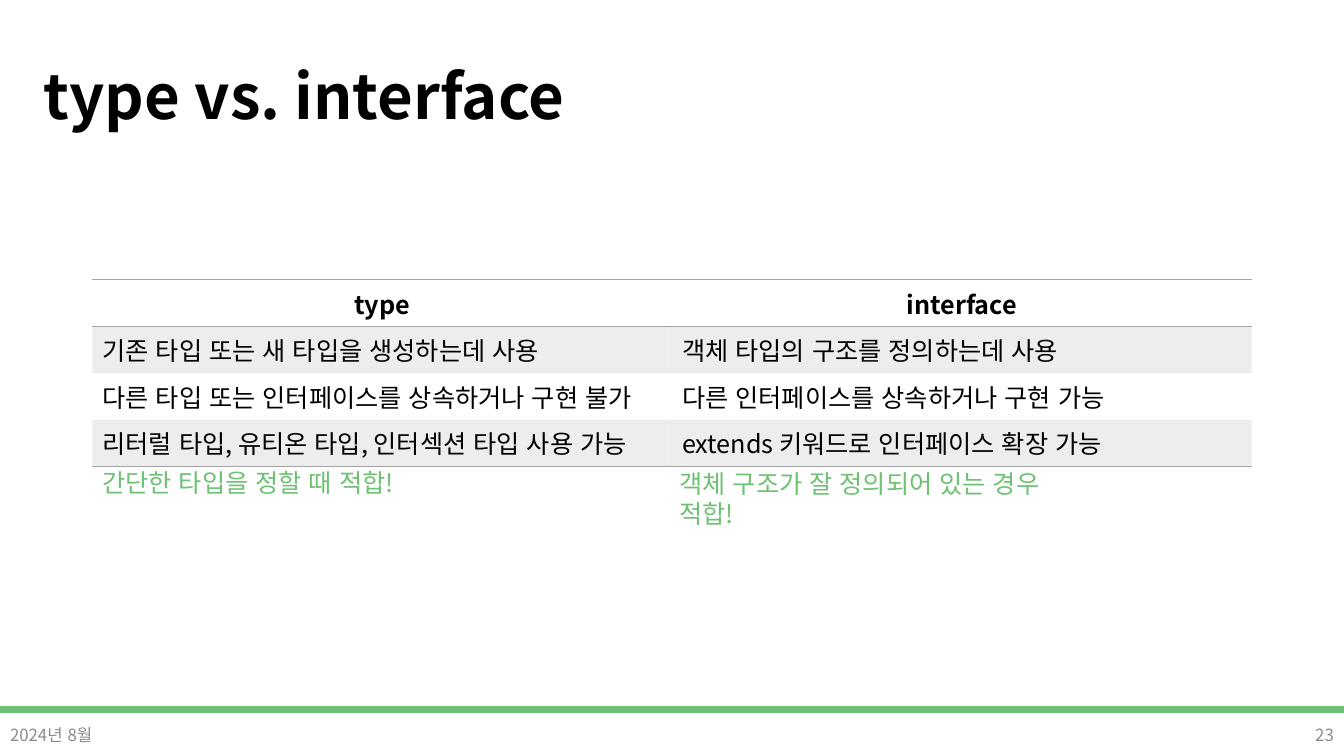
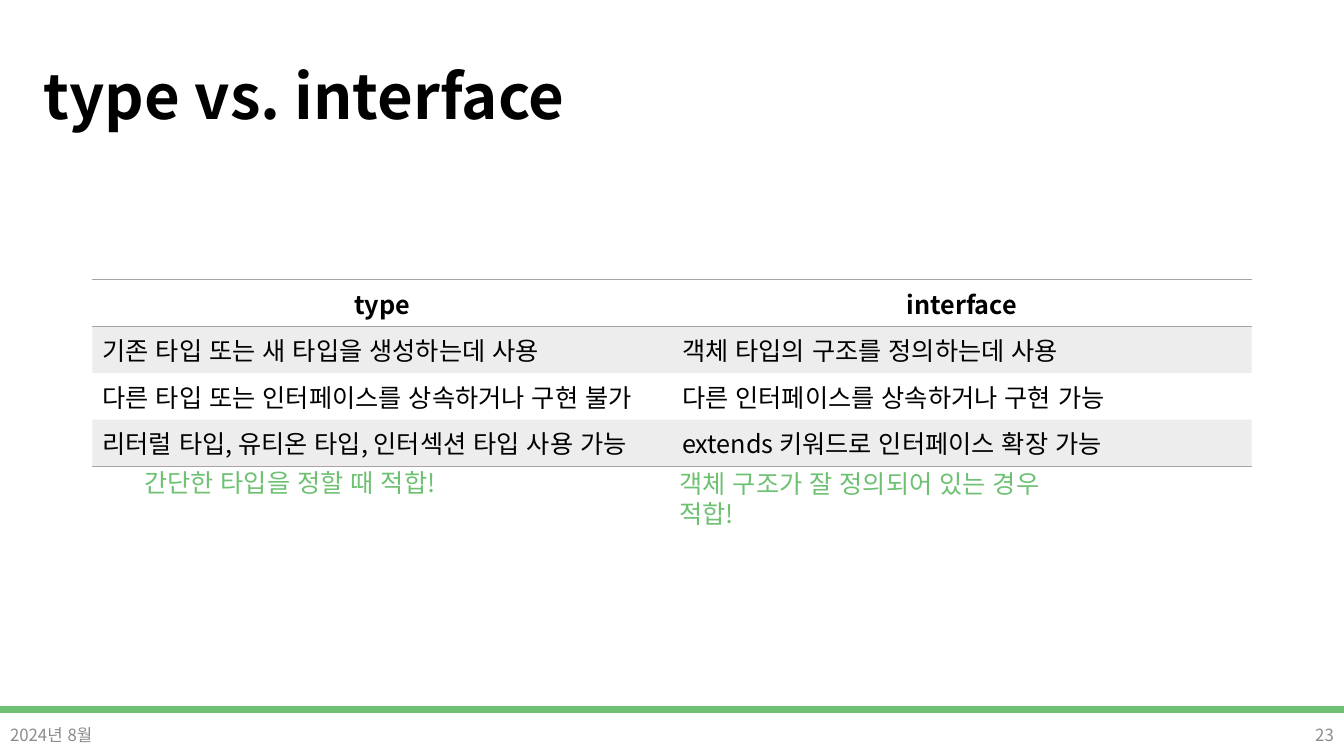
Before and after one commit to DevDamon0527/SeSAC_Yeongdeungpo_Campus_6th, a slide deck: slide 23 of material/[SeSAC_YDP_6] 32_1_TypeScript.pptx. Drawn at 1344x756 pixels with LibreOffice and Linux fonts; fonts in the diff are those of the drawing; background and template pictures are left out. Boxes give left, top, right and bottom in pixels: in the first picture for what was removed or moved away, otherwise in the second. Text is boxed around its words. In the diff, an @@ line names an element or a change of style, - is before the commit and + after.

```diff
--- a/material/[SeSAC_YDP_6] 32_1_TypeScript.pptx
+++ b/material/[SeSAC_YDP_6] 32_1_TypeScript.pptx
@@ table: place and size @@
-table at [93,280,1252,462]
+table at [93,280,1252,503]
@@ text "간단한 타입을 정할 때 적합!": place and size @@
-text "간단한 타입을 정할 때 적합!" at [102,466,394,494]
+text "간단한 타입을 정할 때 적합!" at [144,466,436,494]
```
Also in this commit, not shown: 1 other slide changed, 6 other files.
